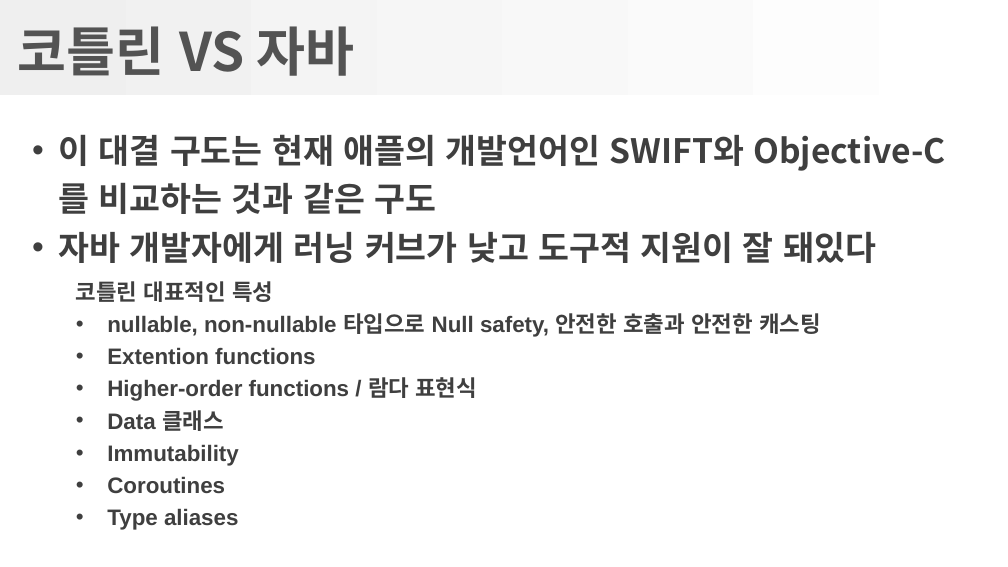
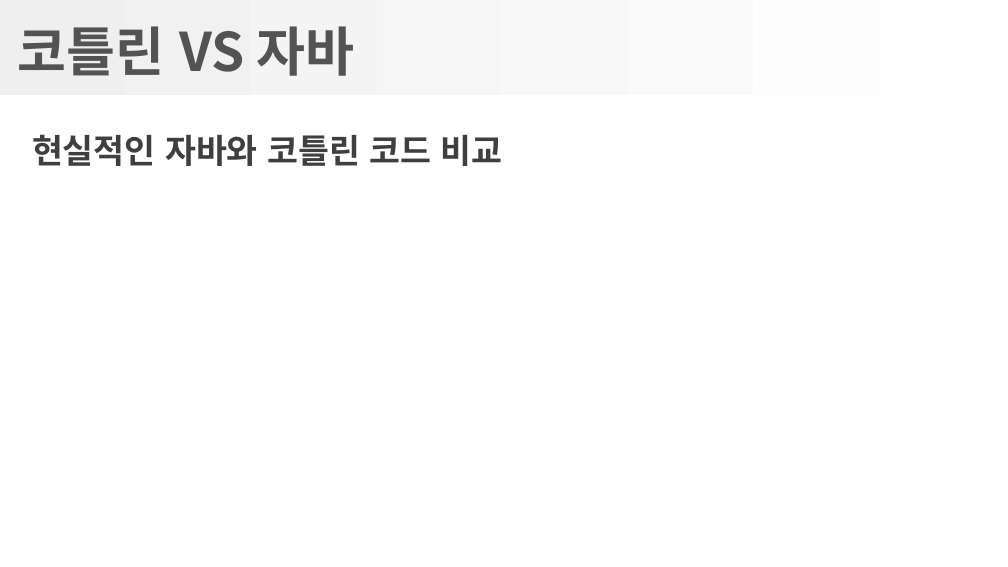
Before and after one commit to gatherKnowledge/Presentation, a slide deck: slide 20 of Kotlin/Kotlin.pptx (slide 12 before the commit). Drawn at 1008x567 pixels with LibreOffice and Linux fonts; fonts in the diff are those of the drawing; background and template pictures are left out. Boxes give left, top, right and bottom in pixels: in the first picture for what was removed or moved away, otherwise in the second. Text is boxed around its words. In the diff, an @@ line names an element or a change of style, - is before the commit and + after.

```diff
--- a/Kotlin/Kotlin.pptx
+++ b/Kotlin/Kotlin.pptx
@@ text at bbox=[32, 134, 503, 166]: text changed @@
-• 이 대결 구도는 현재 애플의 개발언어인 SWIFT와 Objective-C를 비교하는 것과 같은 구도
-• 자바 개발자에게 러닝 커브가 낮고 도구적 지원이 잘 돼있다
+현실적인 자바와 코틀린 코드 비교
@@ text removed at bbox=[76, 281, 821, 530] @@
-코틀린 대표적인 특성
-• nullable, non-nullable 타입으로 Null safety, 안전한 호출과 안전한 캐스팅
-• Extention functions
-• Higher-order functions / 람다 표현식
-• Data 클래스
-• Immutability
-• Coroutines
-• Type aliases
```
Also in this commit, not shown: 6 other slides changed, 11 slides added, 2 slides removed, 1 other file.
